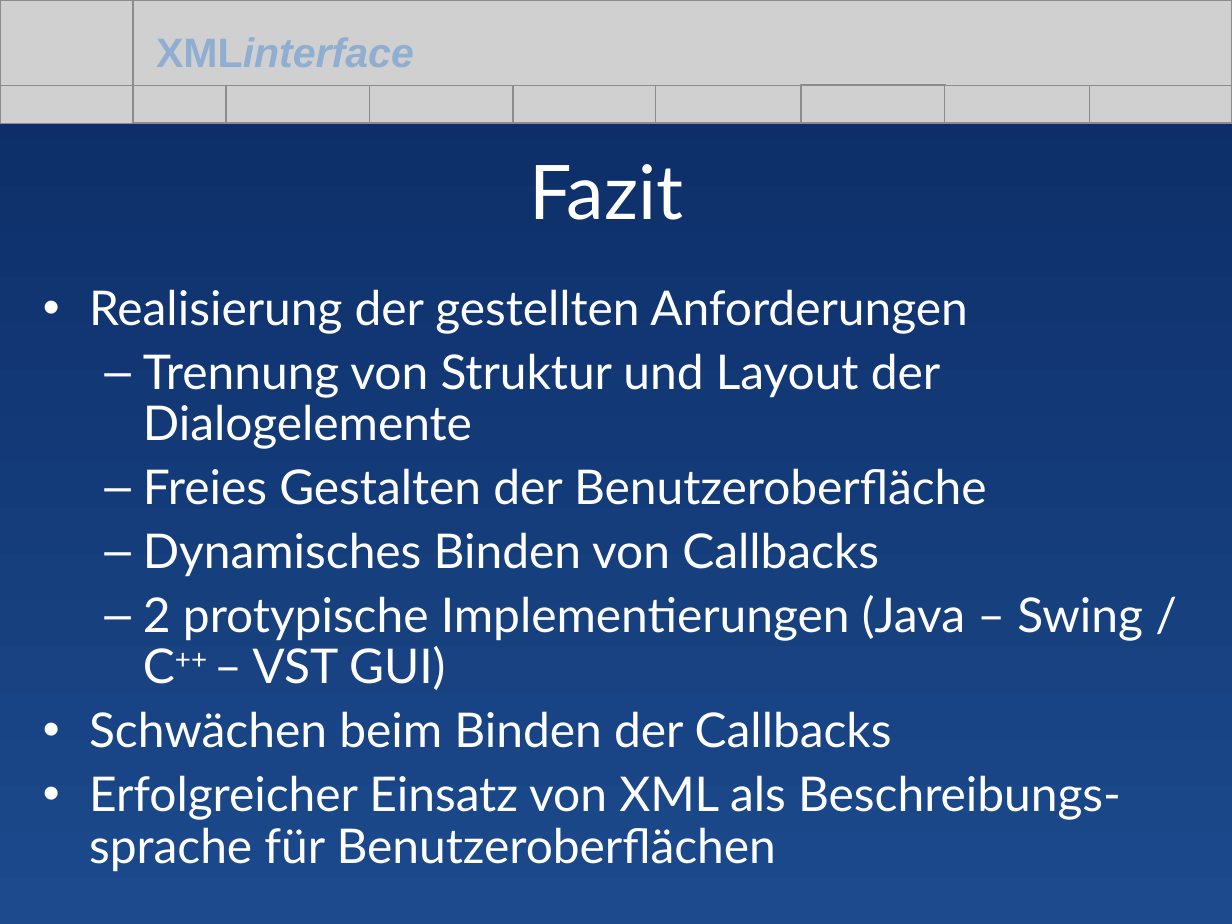
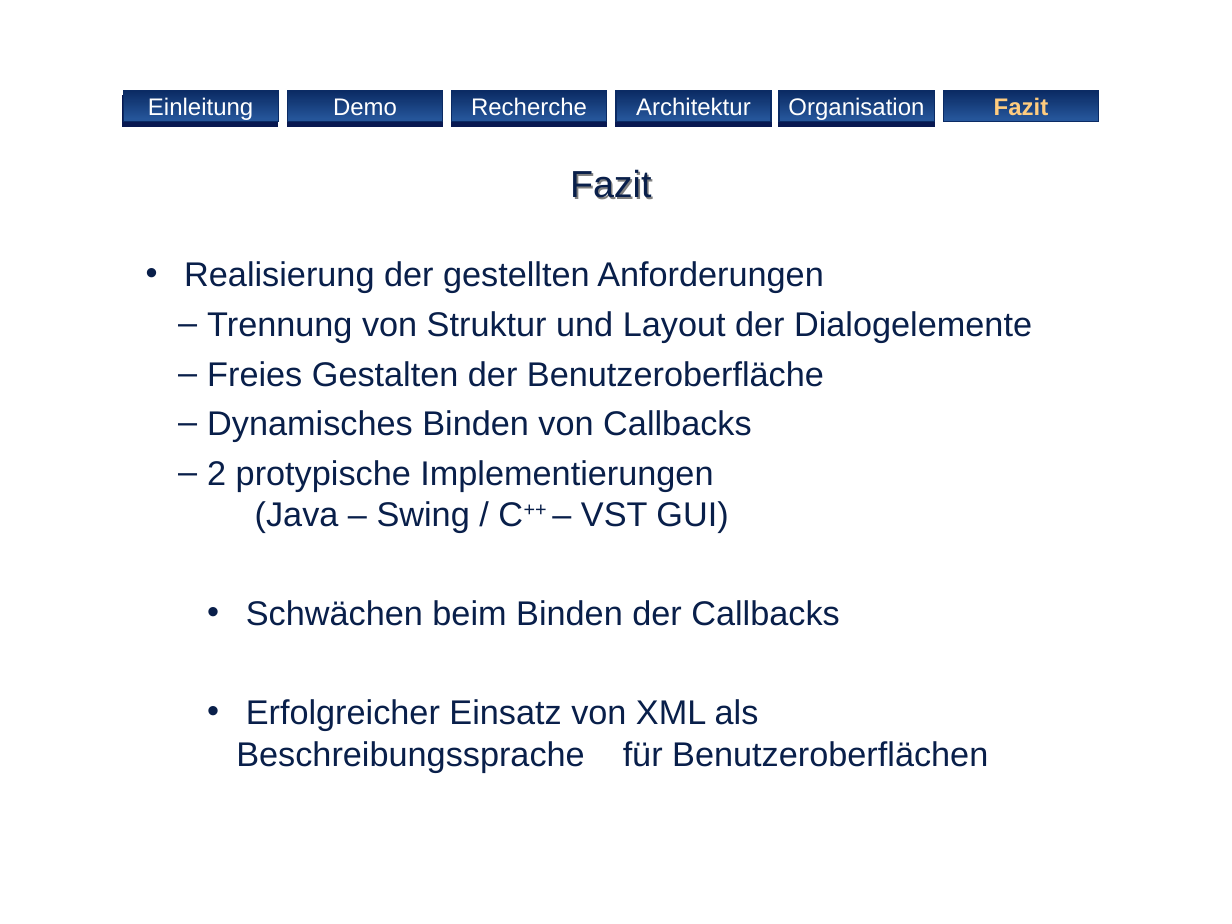
Before and after one commit to BackupTheBerlios/xmlinterface, a slide deck: slide 16 of xmlinterface/project/Praesentation/xmlinterface.ppt (slide 20 before the commit). Drawn at 1232x924 pixels with LibreOffice and Linux fonts; fonts in the diff are those of the drawing; grey boxes stand for pictures; background and template pictures are left out. Boxes give left, top, right and bottom in pixels: in the first picture for what was removed or moved away, otherwise in the second. Text is boxed around its words. In the diff, an @@ line names an element or a change of style, - is before the commit and + after.

```diff
--- a/xmlinterface/project/Praesentation/xmlinterface.ppt
+++ b/xmlinterface/project/Praesentation/xmlinterface.ppt
@@ background gradient #0B2B64 to #1C4A8C to #FFFFFF @@
@@ group removed at [0,0,1232,123]: 4 pictures @@
@@ text removed at [156,37,414,67] @@
-XMLinterface
@@ picture removed at [225,86,371,123] @@
@@ picture removed at [370,86,515,123] @@
@@ picture removed at [513,86,658,123] @@
@@ picture removed at [514,86,659,123] @@
@@ picture removed at [655,86,801,123] @@
@@ picture removed at [657,86,802,123] @@
@@ picture removed at [801,86,946,123] @@
@@ picture removed at [801,85,946,122] @@
@@ picture removed at [945,86,1090,123] @@
@@ group added at [123,91,1099,122]: 6 rectangles @@
+Fazit
+Demo
+Einleitung
+Organisation
+Architektur
+Recherche
@@ title "Fazit": place and size @@
-title "Fazit" at [529,164,683,220]
+title "Fazit" at [570,169,651,200]
@@ title "Fazit" at [570,169,651,200]: size 44 to 22 pt, font Lato to Arial, text colour #FFFFFF to #091F4A; vertical alignment middle to top @@
@@ subtitle "Realisierung der gestellten Anforderungen": place and size @@
-subtitle "Realisierung der gestellten Anforderungen" at [89,289,1143,872]
+subtitle "Realisierung der gestellten Anforderungen" at [184,261,1032,772]
@@ subtitle at [184,261,1032,626]: size 28 to 20 pt, font Lato to Arial, text colour #FFFFFF to #091F4A in "Realisierung der gestellten Anforderungen", "Trennung von Struktur und Layout der Dialogelemente", "Freies Gestalten der Benutzeroberfläche", "Dynamisches Binden von Callbacks" and 2 more places; indent changed; line spacing 0.9 to 1; less space between paragraphs; bullet colour #FFFFFF to #091F4A @@
@@ subtitle at [236,699,988,772]: text changed; size 28 to 20 pt; font Lato to Arial; text colour #FFFFFF to #091F4A @@
-• Erfolgreicher Einsatz von XML als Beschreibungs-sprache für Benutzeroberflächen
+• Erfolgreicher Einsatz von XML als Beschreibungssprache für Benutzeroberflächen
```
Also in this commit, not shown: 8 other slides changed, 8 slides added, 12 slides removed.
